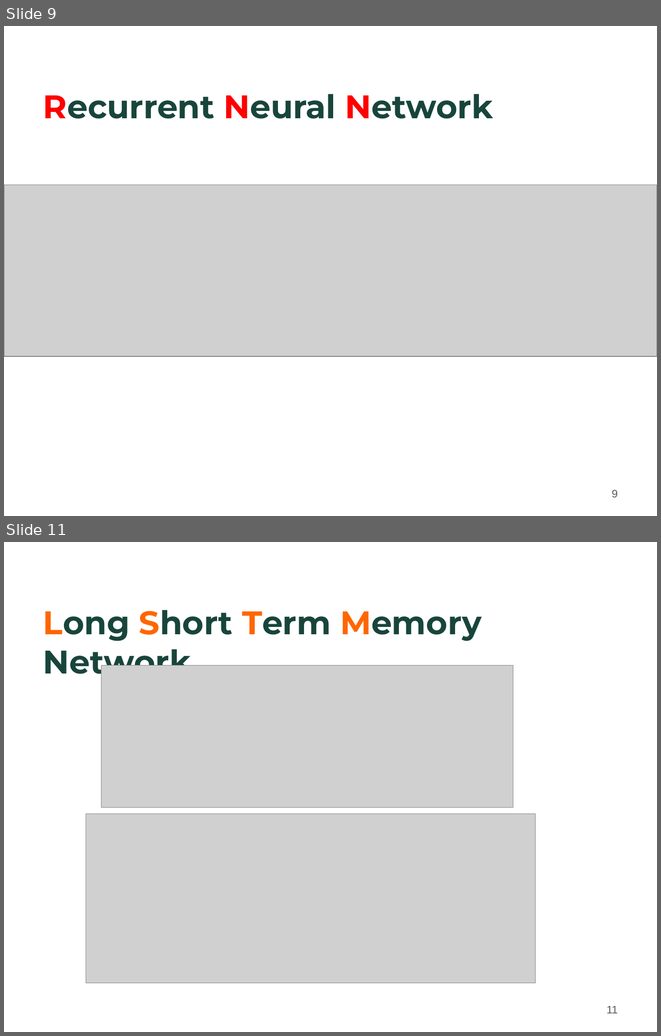
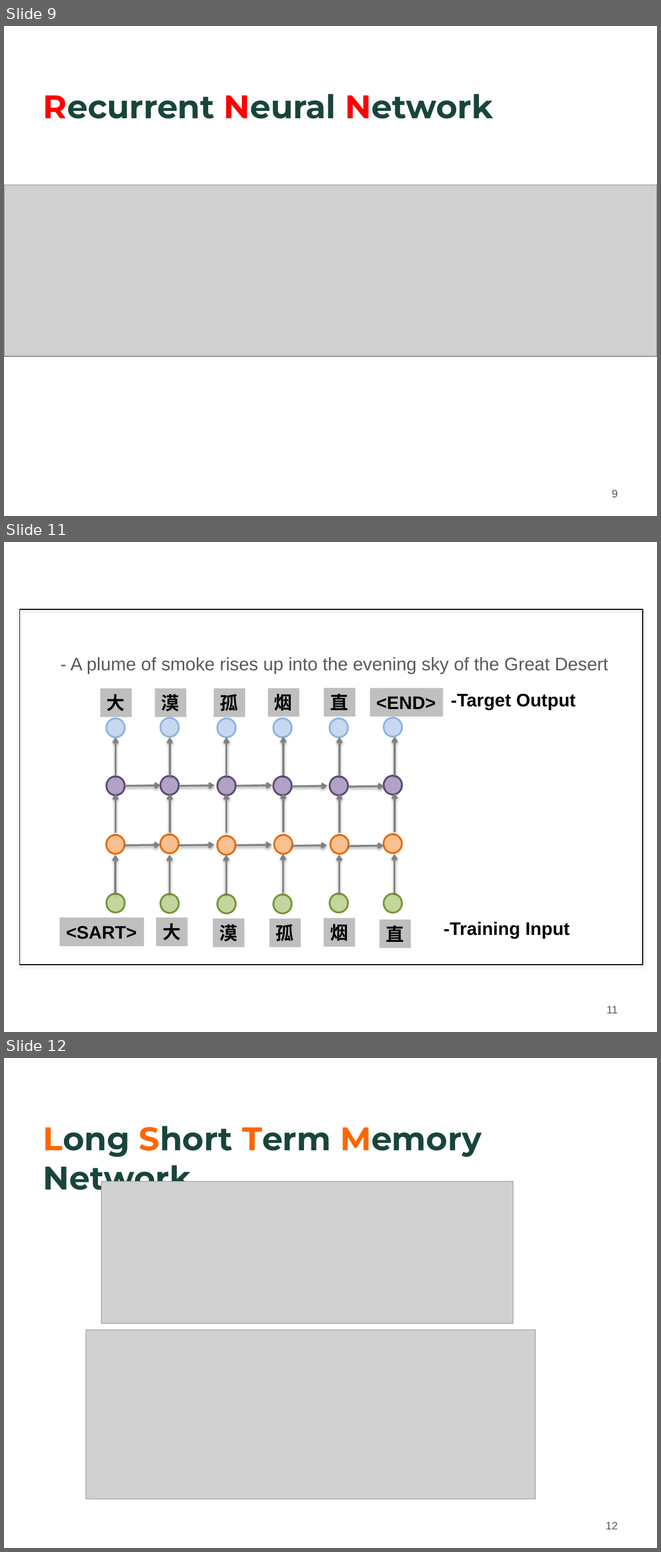
Before and after one commit to Strideradu/17spr_wang_zhu_du, a slide deck: Wei-GA.pptx. Shown one above the other, each under a label of ours: slides 9 and 11 before the commit, slides 9, 11 and 12 after it; the slides between them are not shown. The pictures are 661x1036 and 661x1552 pixels, drawn with LibreOffice and Linux fonts; fonts in the diff are those of the drawing; grey boxes stand for pictures; background and template pictures are left out. Boxes give left, top, right and bottom in pixels: in the first picture for what was removed or moved away, otherwise in the second. Text is boxed around its words. In the diff, an @@ line names an element or a change of style, - is before the commit and + after.

```diff
--- a/Wei-GA.pptx
+++ b/Wei-GA.pptx
@@ slide 11 added at bbox=[4, 542, 657, 1032], background #FFFFFF @@
@@ group added at bbox=[20, 609, 643, 964]: 28 arrows, 24 ellipses, 13 rectangles, 3 texts @@
+大
+漠
+孤
+烟
+直
+<SART>
+大
+漠
+孤
+烟
+直
+<END>
+-Training Input
+-Target Output
+- A plume of smoke rises up into the evening sky of the Great Desert
@@ page number added at bbox=[607, 1006, 618, 1013], 12 pt, text #595959 @@
+11
@@ what was slide 11 is now slide 12 @@
@@ page number at bbox=[606, 1521, 618, 1529]: text changed @@
-11
+12
```
Also in this commit, not shown: 5 slides changed, 1 other slide added, 11 other files.
